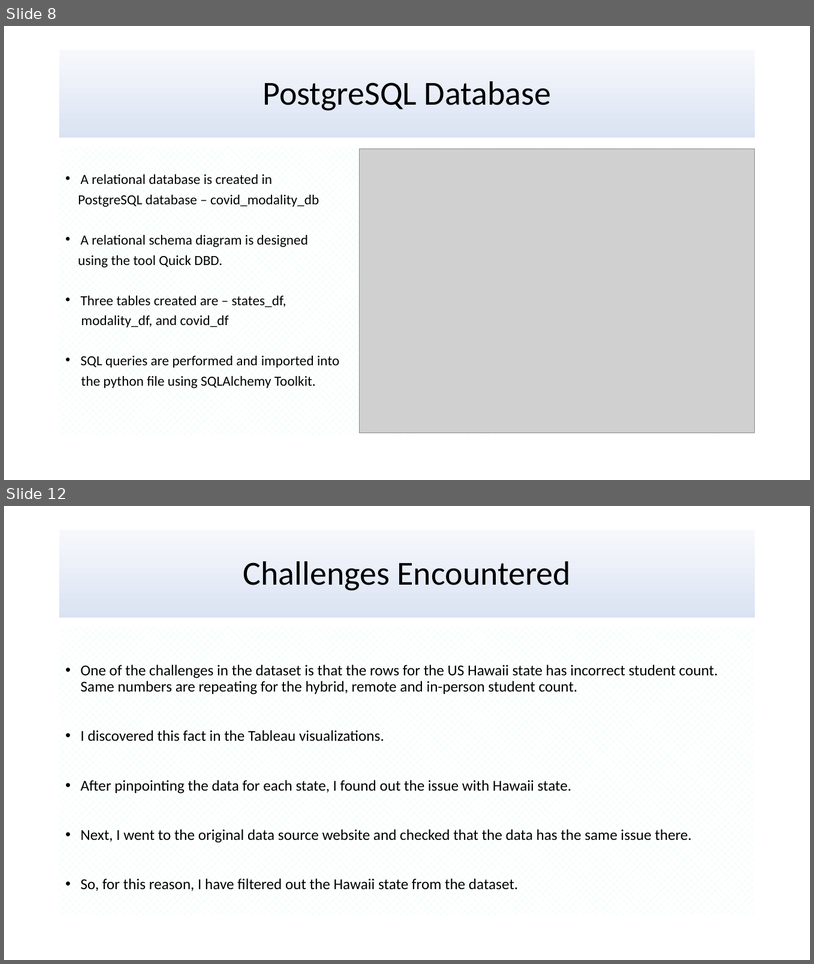
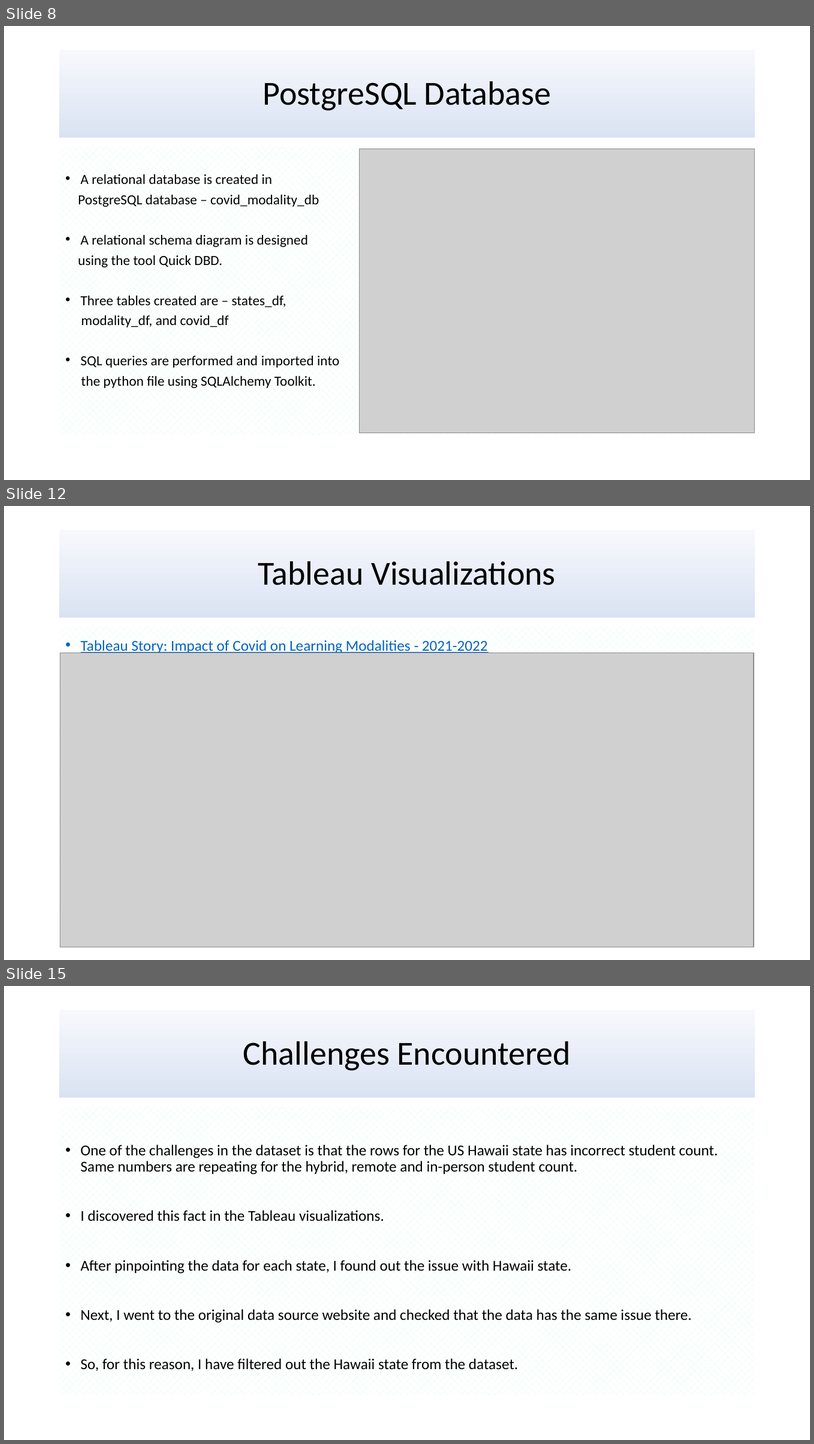
Before and after one commit to uzmabb182/Data602_Assignments, a slide deck: Final_Project_Data_602/Presentation_Data_602.pptx. Shown one above the other, each under a label of ours: slides 8 and 12 before the commit, slides 8, 12 and 15 after it; the slides between them are not shown. The pictures are 814x964 and 814x1444 pixels, drawn with LibreOffice and Linux fonts; fonts in the diff are those of the drawing; grey boxes stand for pictures. Boxes give left, top, right and bottom in pixels: in the first picture for what was removed or moved away, otherwise in the second. Text is boxed around its words. In the diff, an @@ line names an element or a change of style, - is before the commit and + after.

```diff
--- a/Final_Project_Data_602/Presentation_Data_602.pptx
+++ b/Final_Project_Data_602/Presentation_Data_602.pptx
@@ slide 12 added at bbox=[4, 506, 810, 960], background #FFFFFF @@
@@ title added at bbox=[60, 530, 755, 618], fill gradient #F6F8FC to #DAE3F3 to #ABC0E4 to #C7D5ED, 40 pt, text #000000 @@
+Tableau Visualizations
@@ text added at bbox=[60, 627, 755, 915], fill pattern #D9FDEA on #FFFFFF, 18 pt, text #0563C1, underline @@
+• Tableau Story: Impact of Covid on Learning Modalities - 2021-2022
@@ picture added at bbox=[60, 653, 754, 948] @@
@@ what was slide 12 is now slide 15 @@
```
Also in this commit, not shown: 7 slides changed, 3 other slides added, 1 slide removed, 1 other file.
